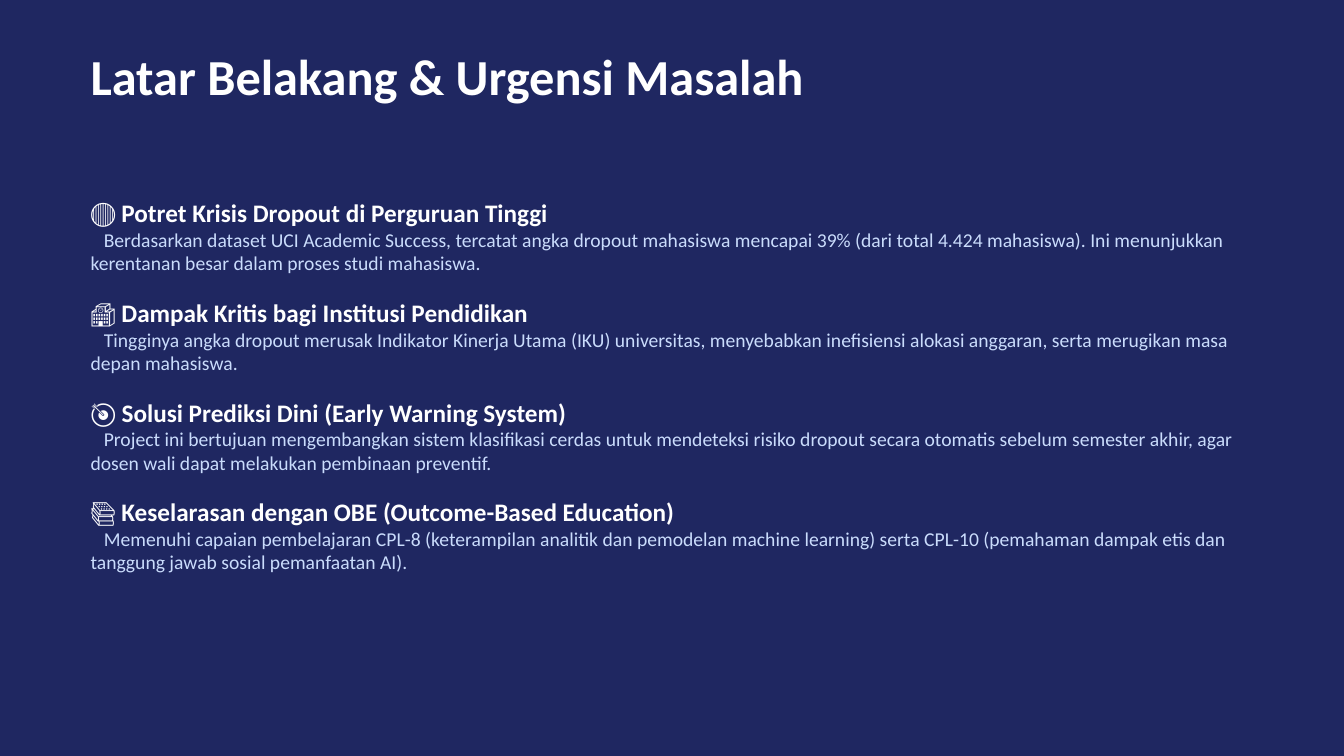
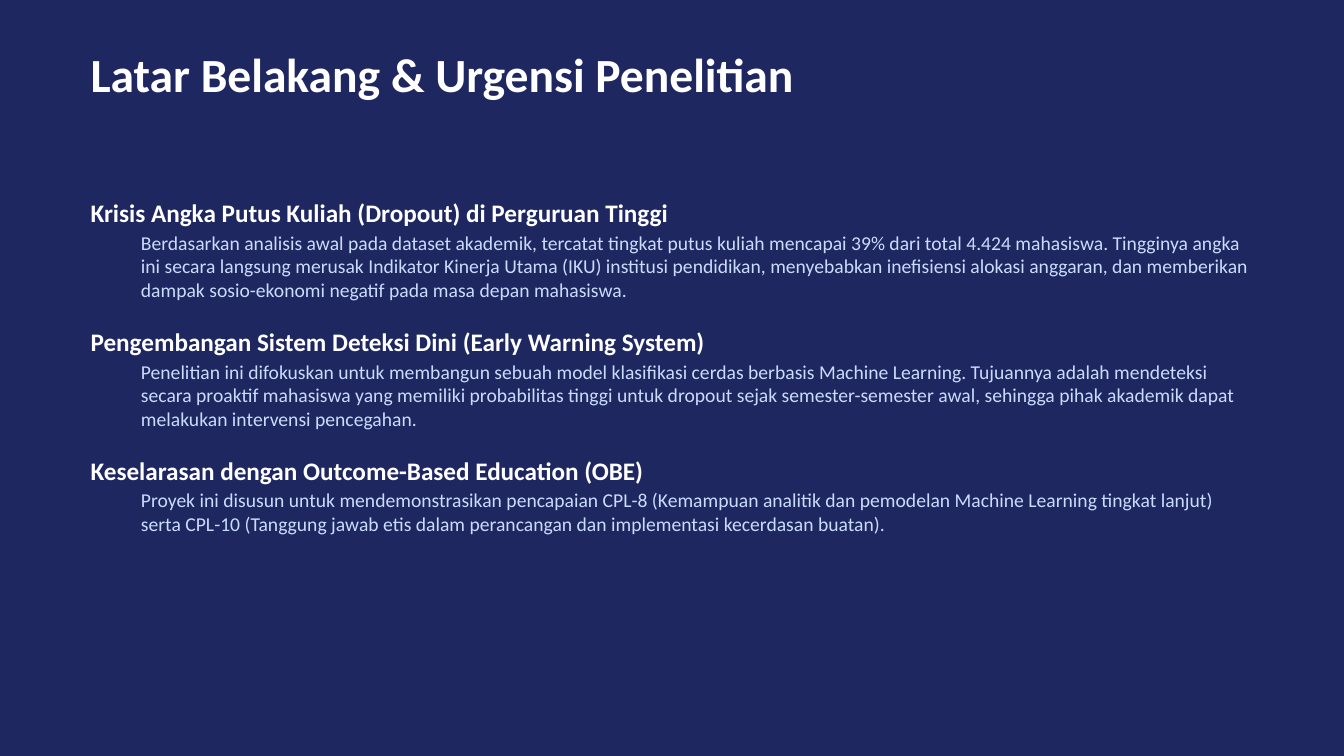
Before and after one commit to hafizmuzani011-collab/uas-ml-kelulusan, a slide deck: slide 2 of presentation/presentasi_uas_ml.pptx. Drawn at 1344x756 pixels with LibreOffice and Linux fonts; fonts in the diff are those of the drawing. Boxes give left, top, right and bottom in pixels: in the first picture for what was removed or moved away, otherwise in the second. Text is boxed around its words. In the diff, an @@ line names an element or a change of style, - is before the commit and + after.

```diff
--- a/presentation/presentasi_uas_ml.pptx
+++ b/presentation/presentasi_uas_ml.pptx
@@ text at (91, 58, 793, 100): text changed; size 36 to 34 pt @@
-Latar Belakang & Urgensi Masalah
+Latar Belakang & Urgensi Penelitian
@@ text at (91, 203, 1248, 535): text changed @@
-🔴 Potret Krisis Dropout di Perguruan Tinggi
-Berdasarkan dataset UCI Academic Success, tercatat angka dropout mahasiswa mencapai 39% (dari total 4.424 mahasiswa). Ini menunjukkan kerentanan besar dalam proses studi mahasiswa.
-🏫 Dampak Kritis bagi Institusi Pendidikan
-Tingginya angka dropout merusak Indikator Kinerja Utama (IKU) universitas, menyebabkan inefisiensi alokasi anggaran, serta merugikan masa depan mahasiswa.
-🎯 Solusi Prediksi Dini (Early Warning System)
-Project ini bertujuan mengembangkan sistem klasifikasi cerdas untuk mendeteksi risiko dropout secara otomatis sebelum semester akhir, agar dosen wali dapat melakukan pembinaan preventif.
-📚 Keselarasan dengan OBE (Outcome-Based Education)
-Memenuhi capaian pembelajaran CPL-8 (keterampilan analitik dan pemodelan machine learning) serta CPL-10 (pemahaman dampak etis dan tanggung jawab sosial pemanfaatan AI).
+Krisis Angka Putus Kuliah (Dropout) di Perguruan Tinggi
+  Berdasarkan analisis awal pada dataset akademik, tercatat tingkat putus kuliah mencapai 39% dari total 4.424 mahasiswa. Tingginya angka ini secara langsung merusak Indikator Kinerja Utama (IKU) institusi pendidikan, menyebabkan inefisiensi alokasi anggaran, dan memberikan dampak sosio-ekonomi negatif pada masa depan mahasiswa.
+Pengembangan Sistem Deteksi Dini (Early Warning System)
+  Penelitian ini difokuskan untuk membangun sebuah model klasifikasi cerdas berbasis Machine Learning. Tujuannya adalah mendeteksi secara proaktif mahasiswa yang memiliki probabilitas tinggi untuk dropout sejak semester-semester awal, sehingga pihak akademik dapat melakukan intervensi pencegahan.
+Keselarasan dengan Outcome-Based Education (OBE)
+  Proyek ini disusun untuk mendemonstrasikan pencapaian CPL-8 (Kemampuan analitik dan pemodelan Machine Learning tingkat lanjut) serta CPL-10 (Tanggung jawab etis dalam perancangan dan implementasi kecerdasan buatan).
```
Also in this commit, not shown: 8 other slides changed, 1 slide added, 1 slide removed, 1 other file.
